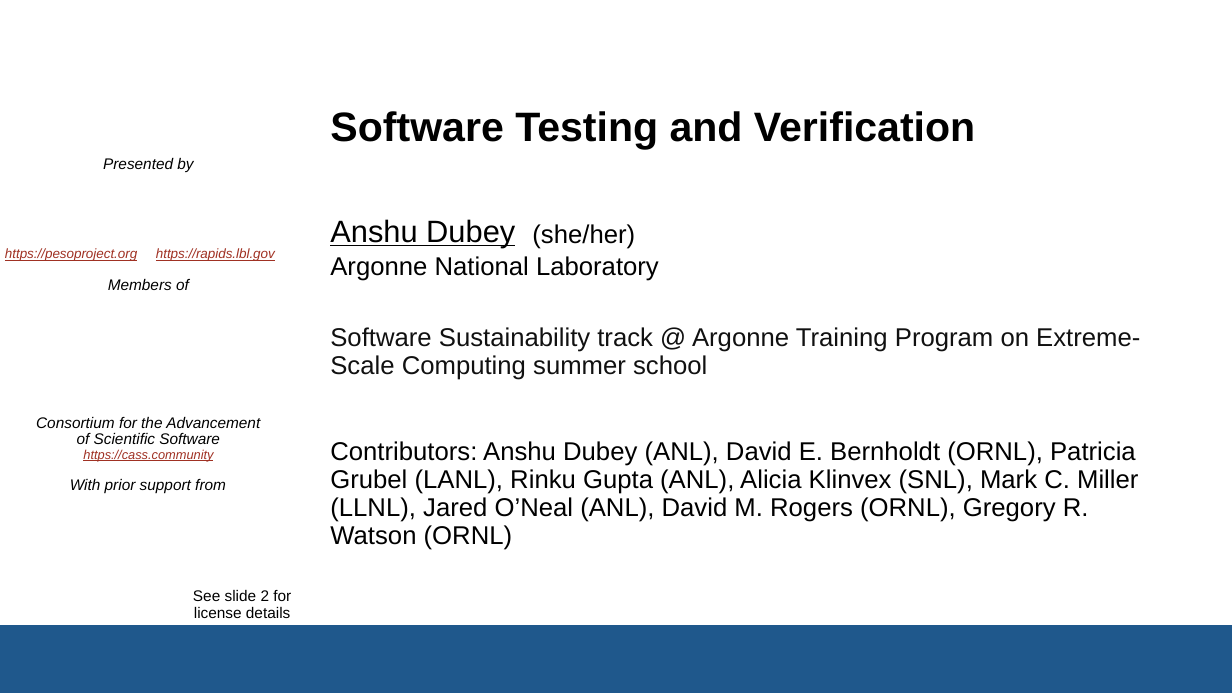
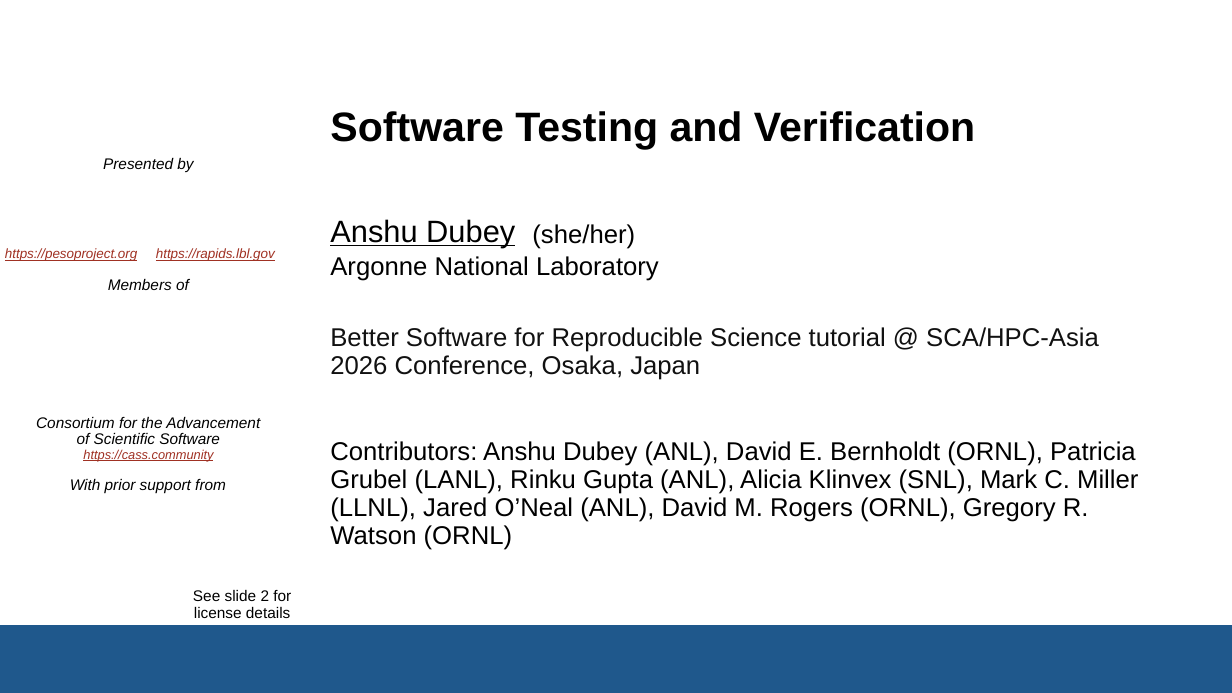
Before and after one commit to bssw-tutorial/presentations, a slide deck: slide 1 of testing.pptx. Drawn at 1232x693 pixels with LibreOffice and Linux fonts; fonts in the diff are those of the drawing; background and template pictures are left out. Boxes give left, top, right and bottom in pixels: in the first picture for what was removed or moved away, otherwise in the second. Text is boxed around its words. In the diff, an @@ line names an element or a change of style, - is before the commit and + after.

```diff
--- a/testing.pptx
+++ b/testing.pptx
@@ text at box(330, 327, 1099, 380): text changed @@
-Software Sustainability track @ Argonne Training Program on Extreme-Scale Computing summer school
+Better Software for Reproducible Science tutorial @ SCA/HPC-Asia 2026 Conference, Osaka, Japan
```
Also in this commit, not shown: 2 other slides changed, 3 other files.
